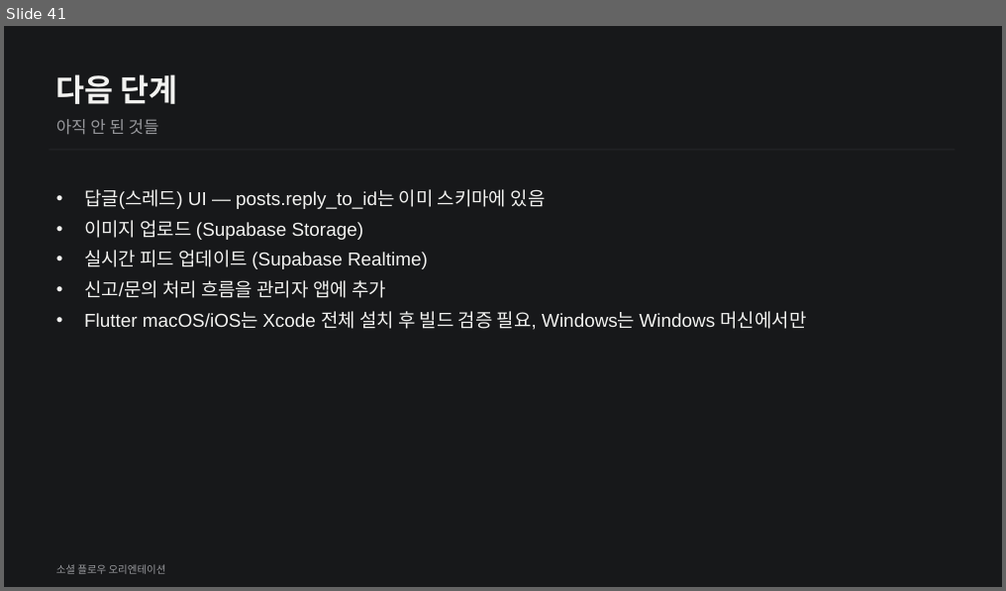
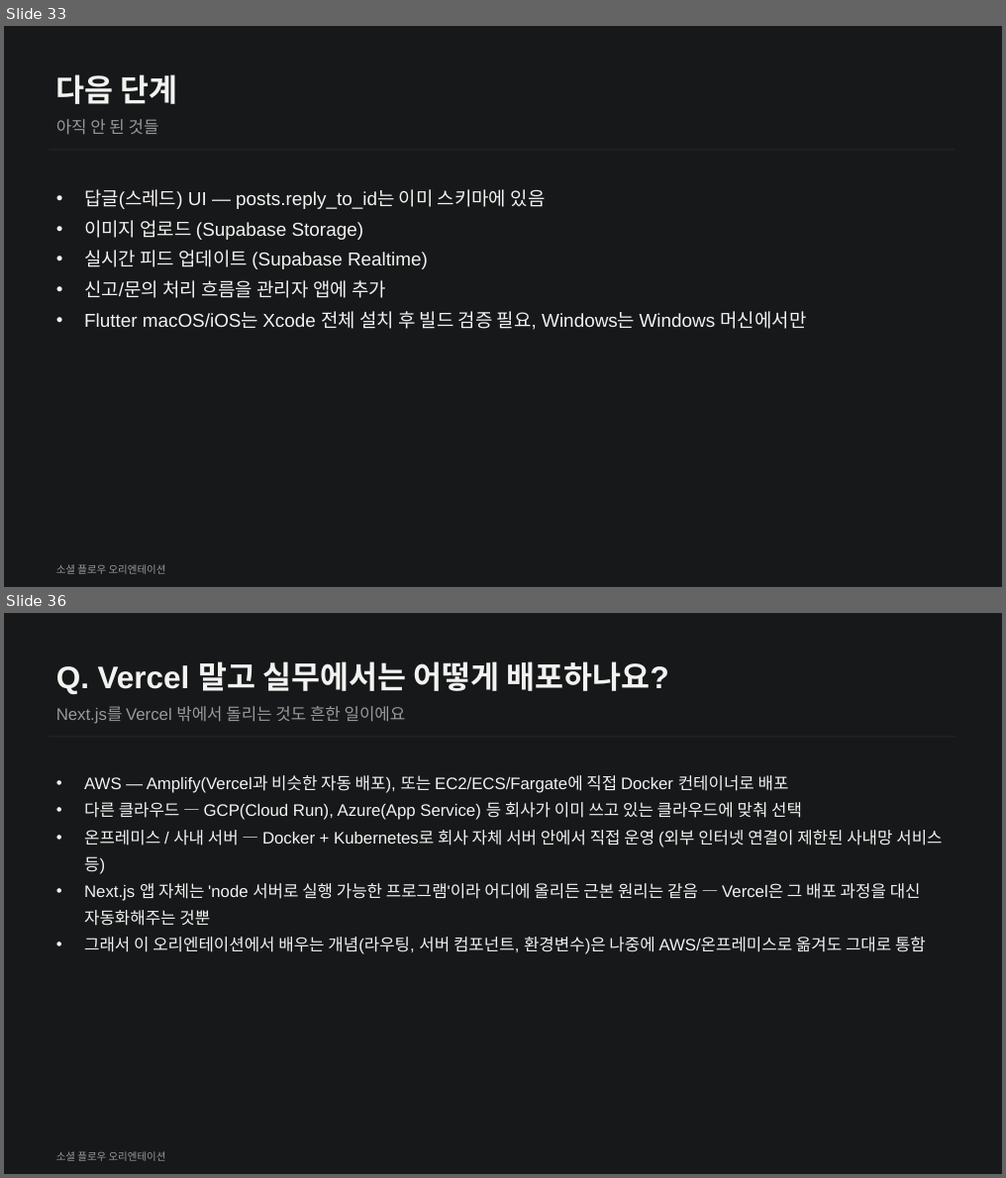
Before and after one commit to white100s/social_flow, a slide deck: docs/social-flow-orientation.pptx. Shown one above the other, each under a label of ours: slide 41 before the commit, slides 33 and 36 after it; the slides between them are not shown. The pictures are 1006x591 and 1006x1178 pixels, drawn with LibreOffice and Linux fonts; fonts in the diff are those of the drawing. Boxes give left, top, right and bottom in pixels: in the first picture for what was removed or moved away, otherwise in the second. Text is boxed around its words. In the diff, an @@ line names an element or a change of style, - is before the commit and + after.

```diff
--- a/docs/social-flow-orientation.pptx
+++ b/docs/social-flow-orientation.pptx
@@ slide 36 added at (4,613,1002,1174), background #17181A @@
@@ text added at (56,662,669,694), 30 pt, text #F2F2F0, bold @@
+Q. Vercel 말고 실무에서는 어떻게 배포하나요?
@@ text added at (56,706,406,724), 16 pt, text #98999D @@
+Next.js를 Vercel 밖에서 돌리는 것도 흔한 일이에요
@@ line added from (49, 737) to (954, 737), #202124 1.5 pt @@
@@ text added at (84,775,942,955), 16 pt, text #F2F2F0 @@
+• AWS — Amplify(Vercel과 비슷한 자동 배포), 또는 EC2/ECS/Fargate에 직접 Docker 컨테이너로 배포
+• 다른 클라우드 — GCP(Cloud Run), Azure(App Service) 등 회사가 이미 쓰고 있는 클라우드에 맞춰 선택
+• 온프레미스 / 사내 서버 — Docker + Kubernetes로 회사 자체 서버 안에서 직접 운영 (외부 인터넷 연결이 제한된 사내망 서비스 등)
+• Next.js 앱 자체는 'node 서버로 실행 가능한 프로그램'이라 어디에 올리든 근본 원리는 같음 — Vercel은 그 배포 과정을 대신 자동화해주는 것뿐
+• 그래서 이 오리엔테이션에서 배우는 개념(라우팅, 서버 컴포넌트, 환경변수)은 나중에 AWS/온프레미스로 옮겨도 그대로 통함
@@ text added at (56,1152,166,1161), 10 pt, text #98999D @@
+소셜 플로우 오리엔테이션
@@ what was slide 41 is now slide 33 @@
```
Also in this commit, not shown: 2 slides changed, 19 other slides added, 2 other files.
